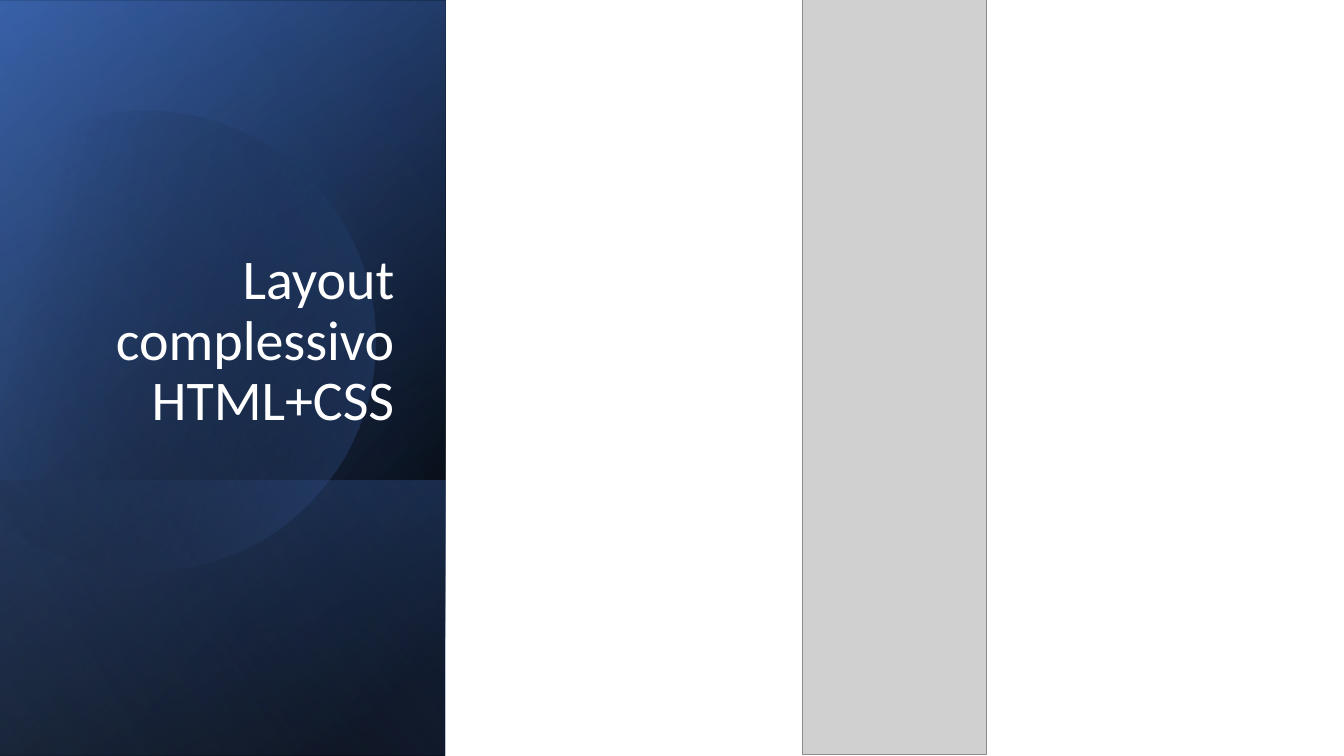
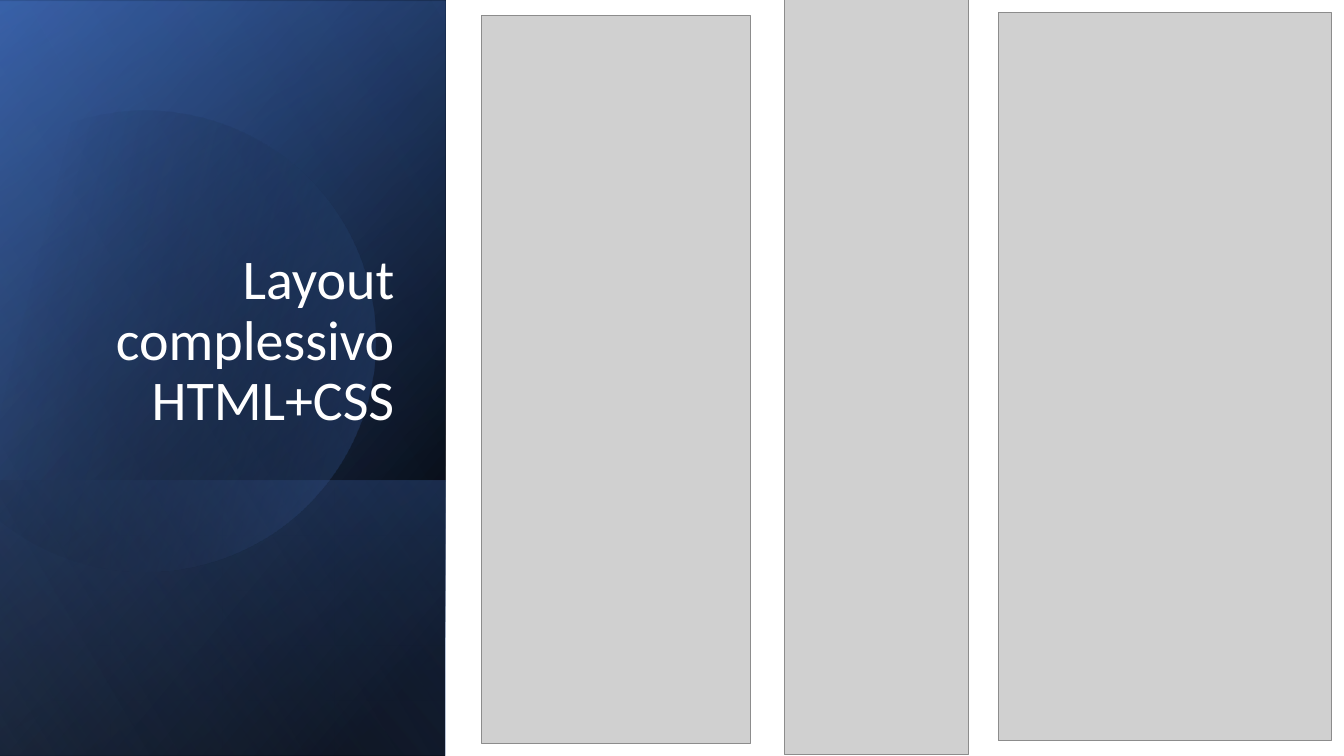
Before and after one commit to SmartMonkeyy/mhw1, a slide deck: slide 3 of mhw1.pptx. Drawn at 1344x756 pixels with LibreOffice and Linux fonts; fonts in the diff are those of the drawing; grey boxes stand for pictures. Boxes give left, top, right and bottom in pixels: in the first picture for what was removed or moved away, otherwise in the second. Text is boxed around its words. In the diff, an @@ line names an element or a change of style, - is before the commit and + after.

```diff
--- a/mhw1.pptx
+++ b/mhw1.pptx
@@ picture added at <box>482,15,751,743</box> @@
@@ picture: place and size @@
-picture at <box>803,0,986,755</box>
+picture at <box>785,0,969,755</box>
@@ picture added at <box>998,13,1332,741</box> @@
```
